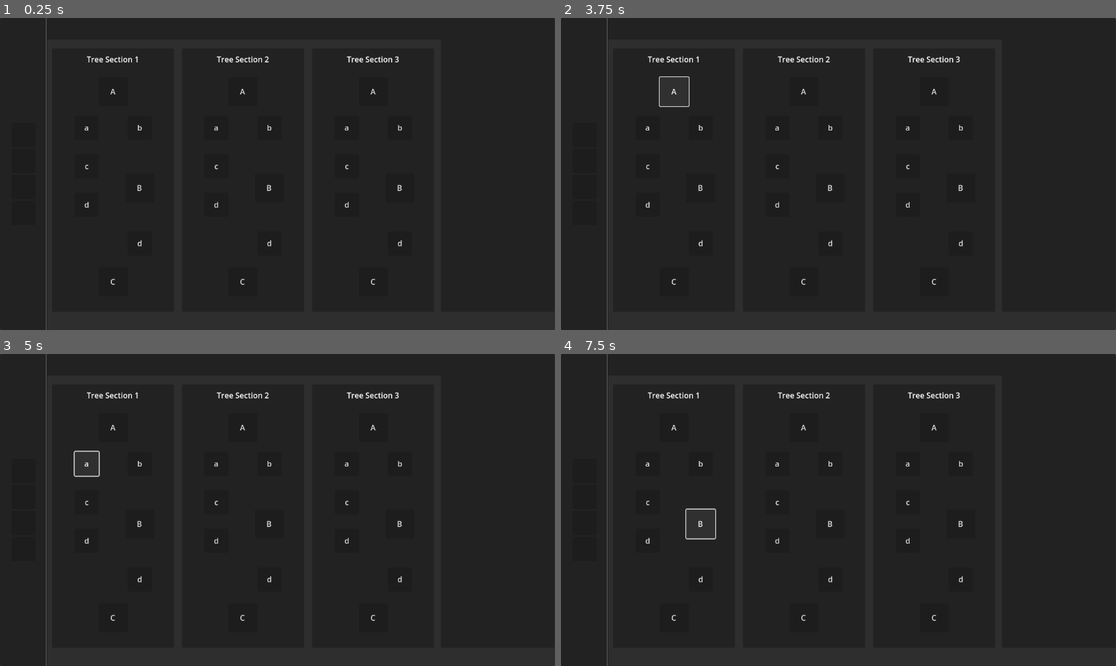
Above: before the commit, frames 1-4 (two rows, left to right).
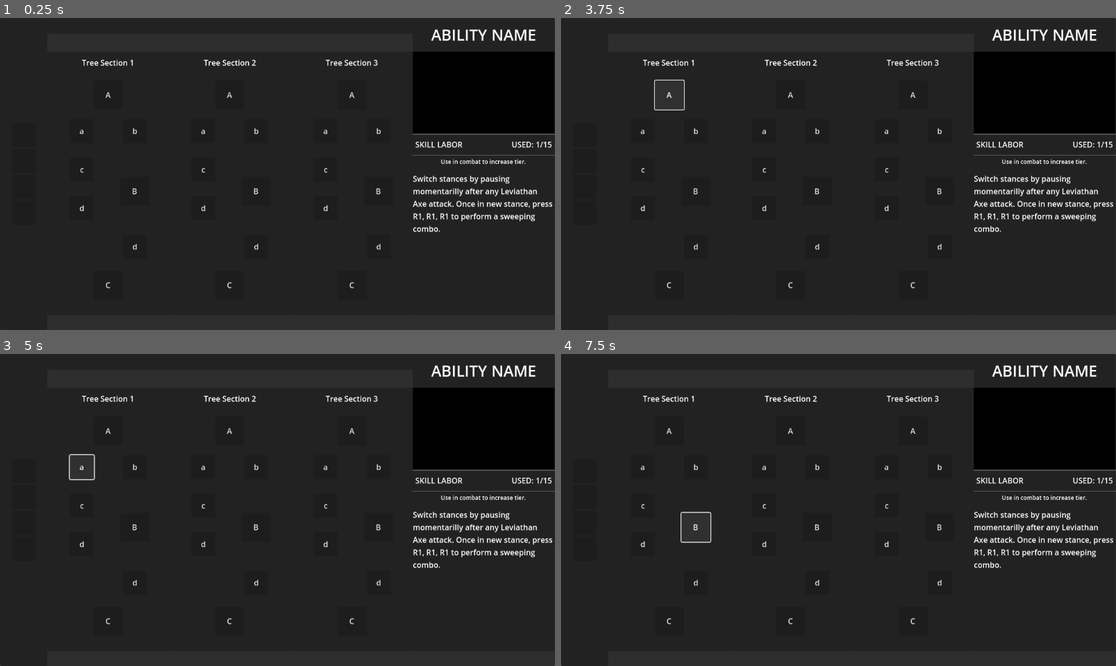
Above: after the commit, the same moments.

Repository: Tonsak09/Skilltree
Game: Godot game, scene res://Main.tscn
The game is run twice, just before and just after one commit, with the same random seed, the same clock (stepped at 60 frames per second) and the same inputs. Video files are missing from this copy of the repository; at most half a second of black plays in their place.
Inputs (mouse positions are in pixels of both pictures, inside the frame that each line leads up to):
- Up to frame 1 (0.25 s): no input
- Up to frame 2 (3.75 s): click (583, 136) at 0.5 s; click (583, 161) at 1.25 s; click (583, 186) at 2 s; click (583, 211) at 2.75 s; click "A" at 3.5 s
- Up to frame 3 (5 s): click "a" at 4.25 s
- Up to frame 4 (7.5 s): click "c" at 5 s; click "d" at 5.75 s; click "b" at 6.5 s; click "B" at 7.25 s

The runs differ from the first frame. In frame 1, 9.4% of the frame differs, in the area x 8-100%, y 0-100%; in frame 2, 9.5%; in frame 3, 9.5%; in frame 4, 9.6%.

Commit message:
Video and spacing

Diff:
--- a/skilltreegodot/Main.tscn
+++ b/skilltreegodot/Main.tscn
@@ -1,4 +1,13 @@
-[gd_scene format=3 uid="uid://dfhjnmlun3xjg"]
+[gd_scene load_steps=5 format=3 uid="uid://dfhjnmlun3xjg"]
+
+[ext_resource type="VideoStream" path="res://God-of-War-4-Best-runic-combo.ogv" id="1_65a60"]
+[ext_resource type="Script" path="res://Tree.gd" id="1_vuaan"]
+
+[sub_resource type="LabelSettings" id="LabelSettings_2fpr1"]
+font_size = 32
+
+[sub_resource type="LabelSettings" id="LabelSettings_ukxg3"]
+font_size = 12
 
 [node name="Control" type="Control"]
 layout_mode = 3
@@ -14,6 +23,7 @@
 offset_bottom = 648.0
 
 [node name="SectionSelection" type="Panel" parent="Panel"]
+layout_mode = 0
 offset_right = 98.0
 offset_bottom = 648.0
 
@@ -48,17 +58,11 @@
 custom_minimum_size = Vector2(50, 50)
 layout_mode = 2
 
-[node name="VSeparator" type="VSeparator" parent="Panel/SectionSelection"]
-layout_mode = 0
-offset_left = 93.0
-offset_right = 97.0
-offset_bottom = 648.0
-
 [node name="Control" type="Control" parent="Panel"]
 anchors_preset = 0
-offset_left = 111.0
+offset_left = 98.0
 offset_top = 45.0
-offset_right = 1017.0
+offset_right = 1004.0
 offset_bottom = 625.0
 
 [node name="Tree" type="Panel" parent="Panel/Control"]
@@ -68,10 +72,11 @@
 anchor_top = 0.093
 anchor_right = 0.122
 anchor_bottom = 0.093
-offset_left = -113.532
-offset_top = -35.94
-offset_right = 139.468
-offset_bottom = 511.06
+offset_left = -110.532
+offset_top = -28.94
+offset_right = 142.468
+offset_bottom = 518.06
+script = ExtResource("1_vuaan")
 
 [node name="Label" type="Label" parent="Panel/Control/Tree"]
 layout_mode = 0
@@ -185,10 +190,10 @@
 anchor_top = 0.093
 anchor_right = 0.122
 anchor_bottom = 0.093
-offset_left = 156.468
-offset_top = -35.94
-offset_right = 409.468
-offset_bottom = 511.06
+offset_left = 142.468
+offset_top = -28.94
+offset_right = 395.468
+offset_bottom = 518.06
 
 [node name="Label" type="Label" parent="Panel/Control/Tree2"]
 layout_mode = 0
@@ -303,10 +308,10 @@
 anchor_top = 0.093
 anchor_right = 0.122
 anchor_bottom = 0.093
-offset_left = 426.468
-offset_top = -35.94
-offset_right = 679.468
-offset_bottom = 511.06
+offset_left = 395.468
+offset_top = -28.94
+offset_right = 648.468
+offset_bottom = 518.06
 
 [node name="Label" type="Label" parent="Panel/Control/Tree3"]
 layout_mode = 0
@@ -416,14 +421,15 @@
 [node name="Panel" type="Panel" parent="Panel"]
 layout_mode = 0
 offset_left = 98.0
-offset_right = 915.0
-offset_bottom = 45.0
+offset_right = 857.0
+offset_bottom = 33.0
 
 [node name="SelectionDesc" type="Panel" parent="Panel"]
 layout_mode = 0
-offset_left = 915.0
+offset_left = 857.0
+offset_top = -1.0
 offset_right = 1151.0
-offset_bottom = 610.0
+offset_bottom = 617.0
 
 [node name="TextureRect" type="TextureRect" parent="Panel/SelectionDesc"]
 layout_mode = 0
@@ -432,6 +438,74 @@
 offset_right = 229.0
 offset_bottom = 179.0
 
+[node name="VideoStreamPlayer" type="VideoStreamPlayer" parent="Panel/SelectionDesc"]
+layout_mode = 0
+offset_top = 71.0
+offset_right = 294.0
+offset_bottom = 240.0
+stream = ExtResource("1_65a60")
+autoplay = true
+expand = true
+loop = true
+
+[node name="Label" type="Label" parent="Panel/SelectionDesc"]
+layout_mode = 0
+offset_top = 1.0
+offset_right = 294.0
+offset_bottom = 71.0
+text = "ABILITY NAME"
+label_settings = SubResource("LabelSettings_2fpr1")
+horizontal_alignment = 1
+vertical_alignment = 1
+uppercase = true
+
+[node name="HSeparator" type="HSeparator" parent="Panel/SelectionDesc"]
+layout_mode = 0
+offset_top = 240.0
+offset_right = 294.0
+offset_bottom = 244.0
+
+[node name="HFlowContainer" type="MarginContainer" parent="Panel/SelectionDesc"]
+layout_mode = 0
+offset_top = 244.0
+offset_right = 294.0
+offset_bottom = 284.0
+theme_override_constants/margin_left = 5
+theme_override_constants/margin_right = 5
+
+[node name="Label3" type="Label" parent="Panel/SelectionDesc/HFlowContainer"]
+layout_mode = 2
+text = "SKILL LABOR"
+uppercase = true
+
+[node name="Label4" type="Label" parent="Panel/SelectionDesc/HFlowContainer"]
+layout_mode = 2
+text = "USED: 1/15"
+horizontal_alignment = 2
+
+[node name="HSeparator2" type="HSeparator" parent="Panel/SelectionDesc"]
+offset_top = 284.0
+offset_right = 294.0
+offset_bottom = 288.0
+
+[node name="Label2" type="Label" parent="Panel/SelectionDesc"]
+layout_mode = 0
+offset_top = 288.0
+offset_right = 294.0
+offset_bottom = 311.0
+text = "Use in combat to increase tier."
+label_settings = SubResource("LabelSettings_ukxg3")
+horizontal_alignment = 1
+vertical_alignment = 1
+
+[node name="Label3" type="Label" parent="Panel/SelectionDesc"]
+layout_mode = 0
+offset_top = 323.0
+offset_right = 295.0
+offset_bottom = 618.0
+text = "Switch stances by pausing momentarilly after any Leviathan Axe attack. Once in new stance, press R1, R1, R1 to perform a sweeping combo. "
+autowrap_mode = 2
+
 [node name="MenuBar" type="MenuBar" parent="."]
 layout_mode = 0
 offset_top = 30.0
--- /dev/null
+++ b/skilltreegodot/Tree.gd
@@ -0,0 +1,16 @@
+extends Panel
+
+
+# Called when the node enters the scene tree for the first time.
+func _ready() -> void:
+	pass # Replace with function body.
+
+
+func BuildTree():
+
+	# Iterate through each child that is
+	# a button and for each child connect a
+	# signal that unlocks the button of the
+	# next button
+
+	pass
Not shown, added: skilltreegodot/God of War 4 Best runic combo.ogg.import
Not shown, added: skilltreegodot/God of War 4 Best runic combo.mp4
Not shown, added: skilltreegodot/God of War 4 Best runic combo.ogg
Not shown, added: skilltreegodot/God-of-War-4-Best-runic-combo.ogv
Not shown, added: skilltreegodot/GodOfWarCombo.gif
Not shown, added: skilltreegodot/GodOfWarCombo.mp4
